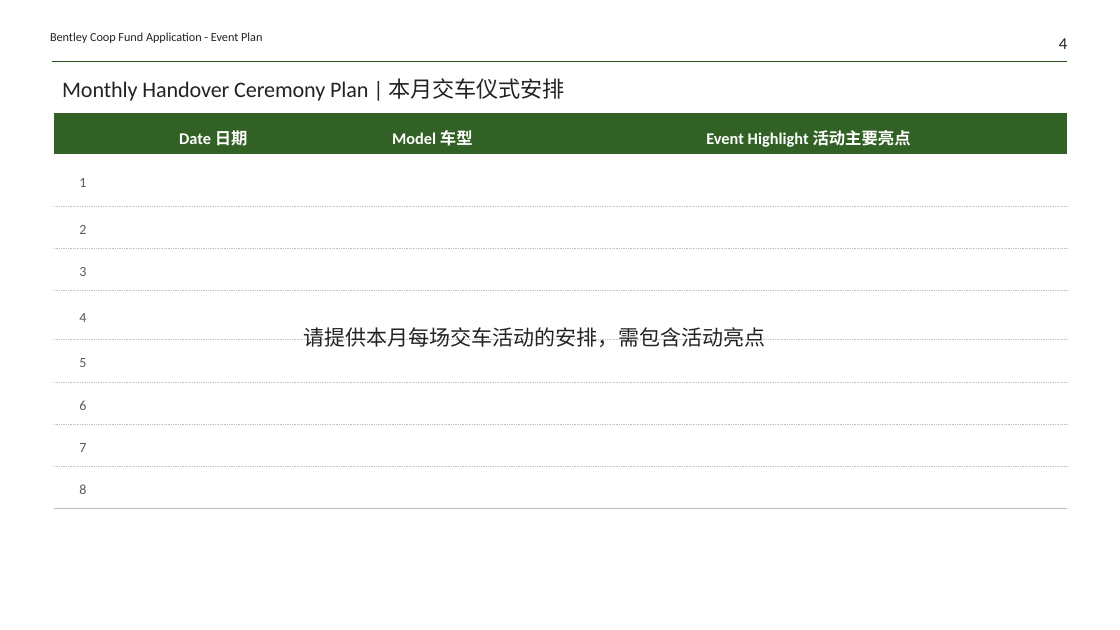
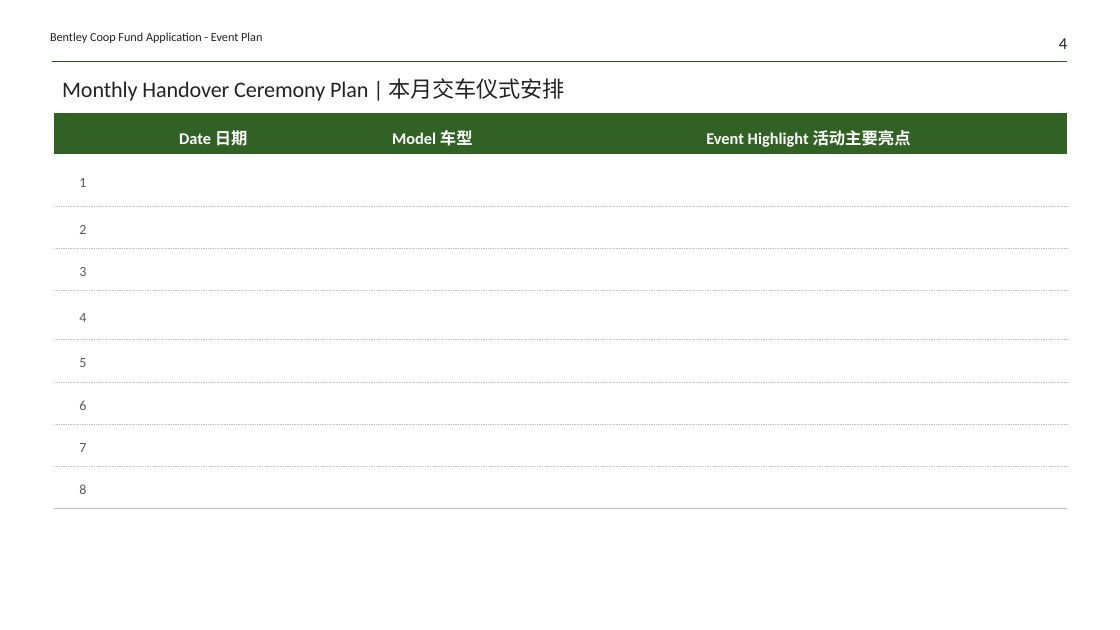
Before and after one commit to Yrtech-Tony/com.yrtech.Bentley.API.Upgrade, a slide deck: slide 4 of com.yrtech.bentleyAPI/com.yrtech.InventoryAPI/template/PlanHandOver.pptx. Drawn at 1120x630 pixels with LibreOffice and Linux fonts; fonts in the diff are those of the drawing. Boxes give left, top, right and bottom in pixels: in the first picture for what was removed or moved away, otherwise in the second. Text is boxed around its words. In the diff, an @@ line names an element or a change of style, - is before the commit and + after.

```diff
--- a/com.yrtech.bentleyAPI/com.yrtech.InventoryAPI/template/PlanHandOver.pptx
+++ b/com.yrtech.bentleyAPI/com.yrtech.InventoryAPI/template/PlanHandOver.pptx
@@ text removed at (303, 327, 765, 347) @@
-请提供本月每场交车活动的安排，需包含活动亮点
```
Also in this commit, not shown: 2 other slides changed, 15 other files.
